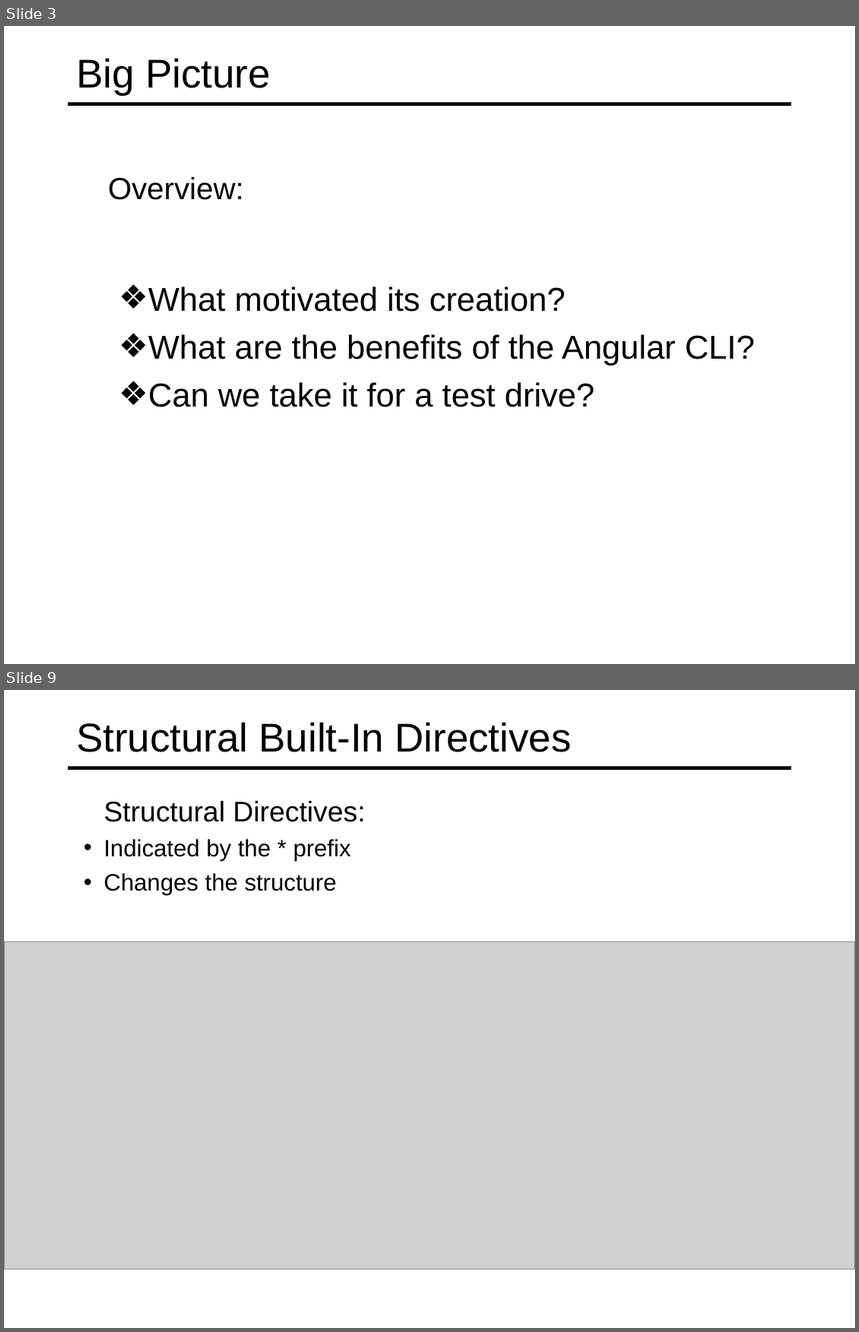
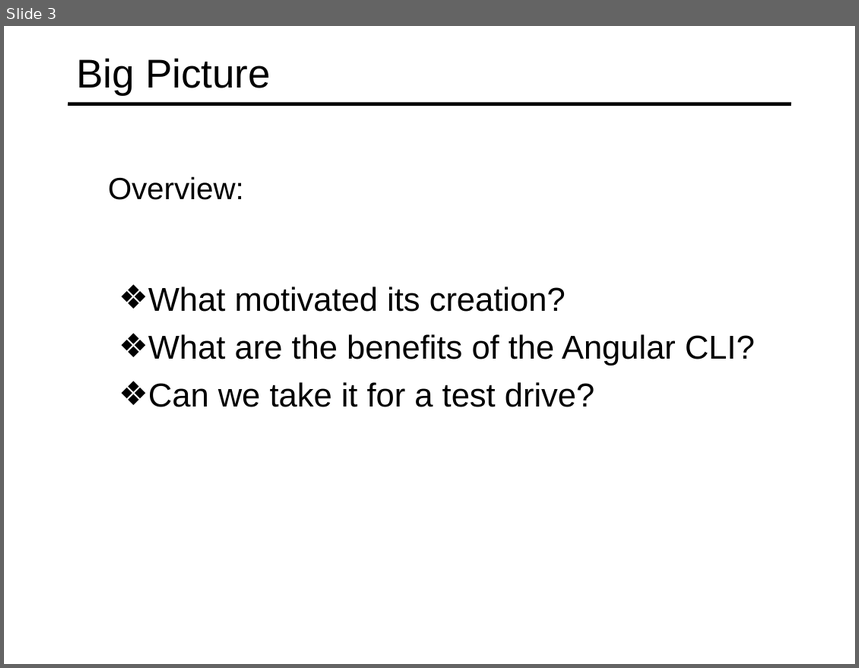
Before and after one commit to specter01wj/Jago_Link_Training, a slide deck: Angular/Angular7/Angular CLI/1.Overview/L1_Overview.ppt. Shown one above the other, each under a label of ours: slides 3 and 9 before the commit, slide 3 after it; the slides between them are not shown. The pictures are 859x1332 and 859x668 pixels, drawn with LibreOffice and Linux fonts; fonts in the diff are those of the drawing; grey boxes stand for pictures. Boxes give left, top, right and bottom in pixels: in the first picture for what was removed or moved away, otherwise in the second. Text is boxed around its words. In the diff, an @@ line names an element or a change of style, - is before the commit and + after.

```diff
--- a/Angular/Angular7/Angular CLI/1.Overview/L1_Overview.ppt
+++ b/Angular/Angular7/Angular CLI/1.Overview/L1_Overview.ppt
@@ slide 9 removed at box(4, 690, 855, 1328), background #FFFFFF; not listed: 1 template element that a slide beside it also shows @@
@@ title removed at box(76, 722, 572, 752) @@
-Structural Built-In Directives
@@ text removed at box(104, 801, 365, 896) @@
-  Structural Directives:
-  • Indicated by the * prefix
-  • Changes the structure
@@ picture removed at box(4, 942, 855, 1269) @@
```
Also in this commit, not shown: 6 slides added, 18 other slides removed.
